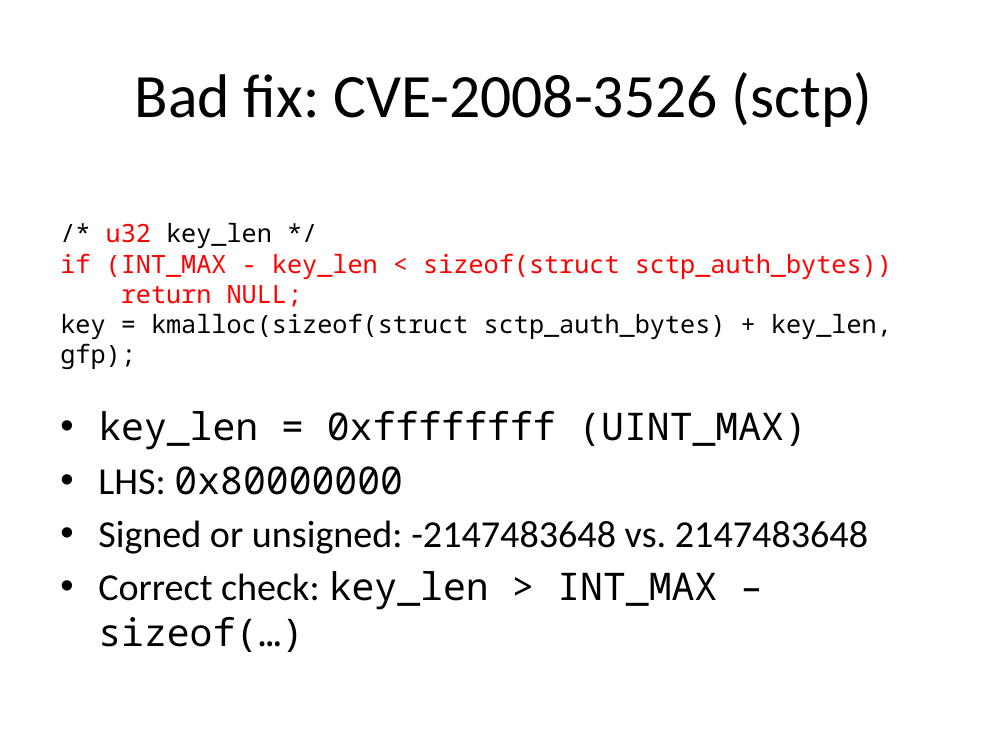
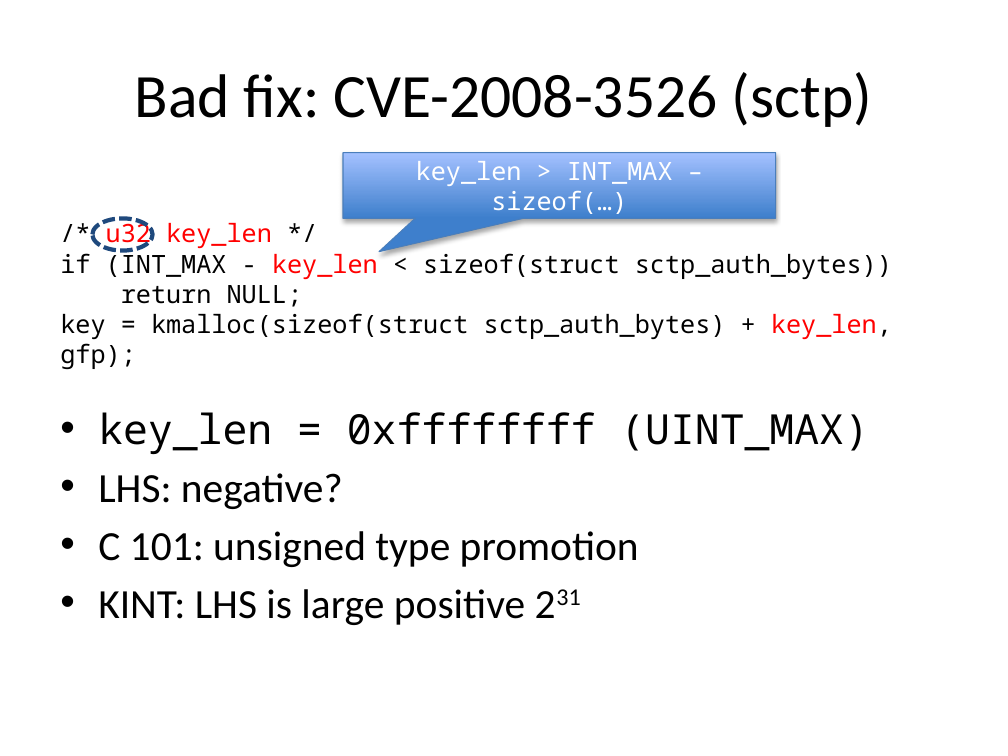
Before and after one commit to jiazhihao/6857, a slide deck: slide 24 of slides/kint.pptx (slide 25 before the commit). Drawn at 1008x756 pixels with LibreOffice and Linux fonts; fonts in the diff are those of the drawing. Boxes give left, top, right and bottom in pixels: in the first picture for what was removed or moved away, otherwise in the second. Text is boxed around its words. In the diff, an @@ line names an element or a change of style, - is before the commit and + after.

```diff
--- a/slides/kint.pptx
+++ b/slides/kint.pptx
@@ speech box added at box(343, 152, 775, 218), fill gradient #3F80CE to #A4C4FF, outline #4B7EBC 0.75 pt, 18 pt, text #FFFFFF @@
+key_len > INT_MAX – sizeof(…)
@@ text "/* u32 key_len */" at box(60, 219, 892, 339): text colour #000000 to #FF0000 in "key_len", "key_len,"; text colour #FF0000 to #000000 in "if (INT_MAX - < sizeof(struct sctp_auth_bytes))", "return NULL;" @@
@@ ellipse added at box(93, 219, 153, 251), outline #1F497D 3 pt dashed @@
@@ text at box(98, 412, 869, 454): size 27.2 to 29.6 pt in "key_len = 0xffffffff (UINT_MAX)" @@
@@ text at box(98, 473, 639, 625): text changed; size 27.2 to 29.6 pt @@
-• LHS: 0x80000000
-• Signed or unsigned: -2147483648 vs. 2147483648
-• Correct check: key_len > INT_MAX – sizeof(…)
+• LHS: negative?
+• C 101: unsigned type promotion
+• KINT: LHS is large positive 231
```
Also in this commit, not shown: 26 other slides changed, 1 slide removed.
